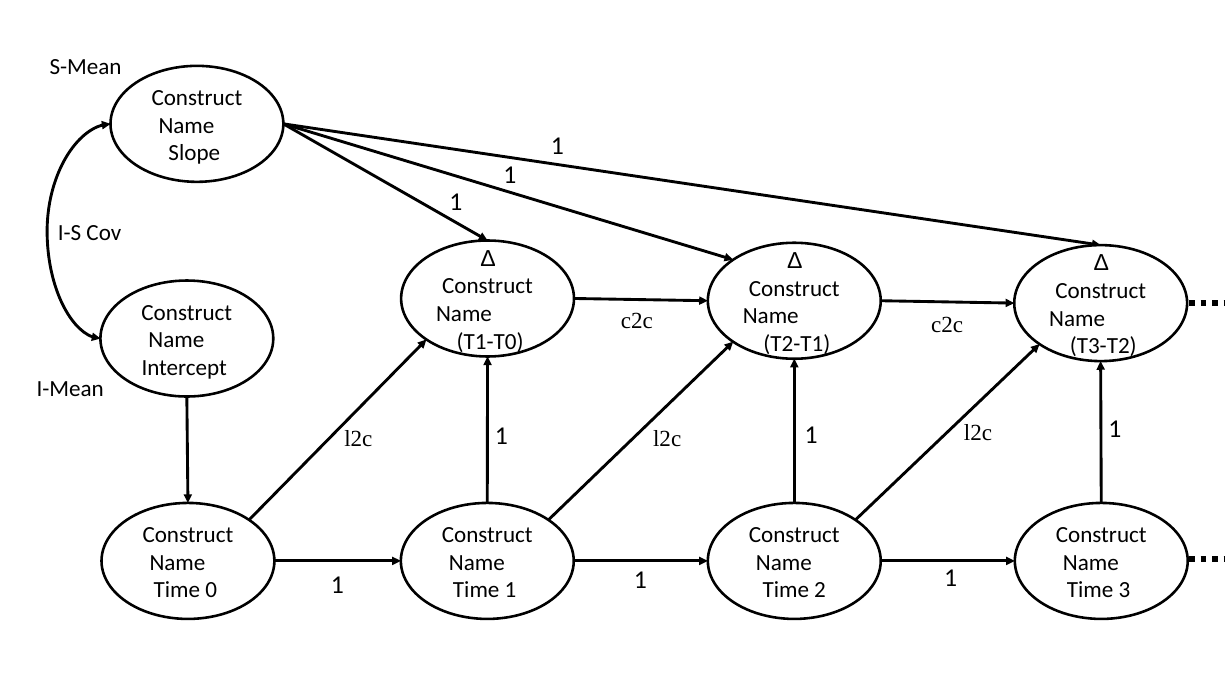
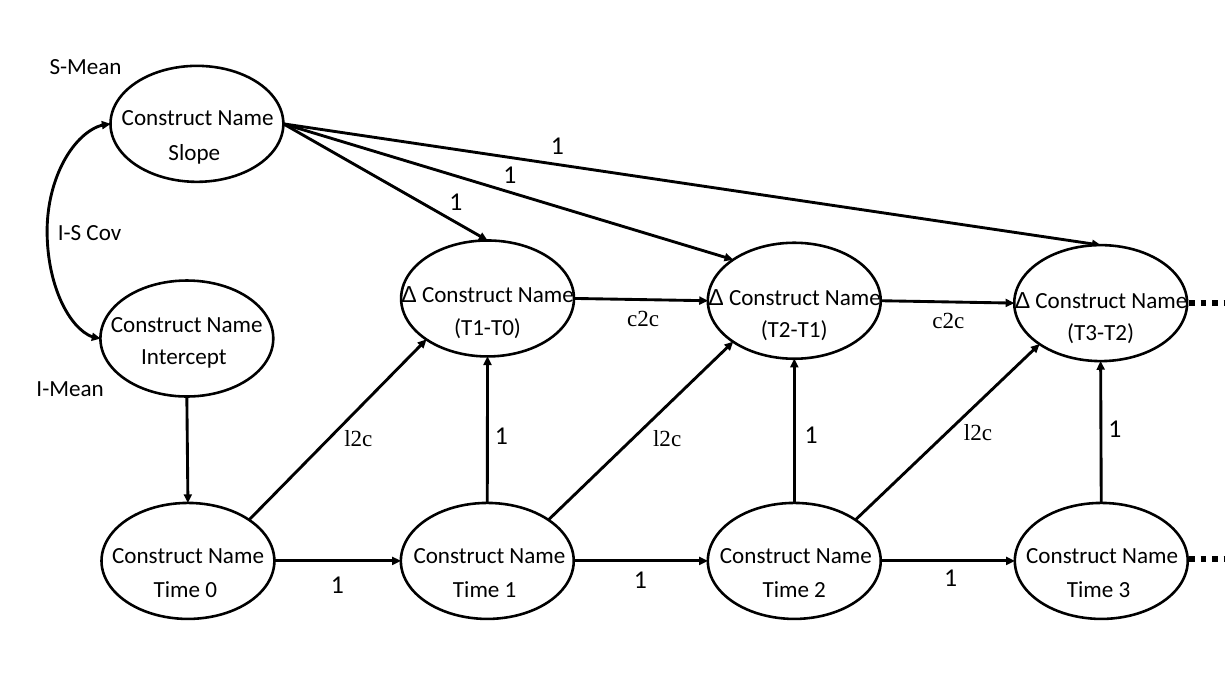
Before and after one commit to williejhale/TRACK_CHANGES, a slide deck: slide 1 of Univariate Model 3.pptx. Drawn at 1232x693 pixels with LibreOffice and Linux fonts; fonts in the diff are those of the drawing. Boxes give left, top, right and bottom in pixels: in the first picture for what was removed or moved away, otherwise in the second. Text is boxed around its words. In the diff, an @@ line names an element or a change of style, - is before the commit and + after.

```diff
--- a/Univariate Model 3.pptx
+++ b/Univariate Model 3.pptx
@@ text added at (122, 110, 274, 125), 18 pt, text #000000 @@
+Construct Name
@@ text in ellipse at (168, 144, 220, 164): text changed @@
-Construct Name Slope
+Slope
@@ text added at (401, 282, 574, 308), 18 pt, text #000000 @@
+Δ Construct Name
@@ text "c2c" at (627, 310, 659, 327): alignment left to centre @@
@@ text added at (708, 285, 881, 311), 18 pt, text #000000 @@
+Δ Construct Name
@@ text added at (1015, 289, 1187, 315), 18 pt, text #000000 @@
+Δ Construct Name
@@ text added at (111, 317, 263, 332), 18 pt, text #000000 @@
+Construct Name
@@ text in ellipse at (454, 318, 521, 338): text changed @@
-Δ Construct Name (T1-T0)
+(T1-T0)
@@ text in ellipse at (761, 320, 828, 340): text changed @@
-Δ Construct Name (T2-T1)
+(T2-T1)
@@ text "c2c" at (932, 312, 964, 329): alignment left to centre @@
@@ text in ellipse at (1067, 323, 1134, 343): text changed @@
-Δ Construct Name (T3-T2)
+(T3-T2)
@@ text in ellipse at (141, 349, 226, 368): text changed @@
-Construct Name Intercept
+Intercept
@@ text added at (112, 548, 264, 563), 18 pt, text #000000 @@
+Construct Name
@@ text added at (414, 548, 565, 563), 18 pt, text #000000 @@
+Construct Name
@@ text added at (720, 548, 872, 563), 18 pt, text #000000 @@
+Construct Name
@@ text added at (1026, 548, 1178, 563), 18 pt, text #000000 @@
+Construct Name
@@ text in ellipse at (154, 581, 217, 597): text changed @@
-Construct Name Time 0
+Time 0
@@ text in ellipse at (453, 581, 517, 597): text changed @@
-Construct Name Time 1
+Time 1
@@ text in ellipse at (763, 581, 826, 597): text changed @@
-Construct Name Time 2
+Time 2
@@ text in ellipse at (1067, 581, 1131, 597): text changed @@
-Construct Name Time 3
+Time 3
```
Also in this commit, not shown: 2 other files.
